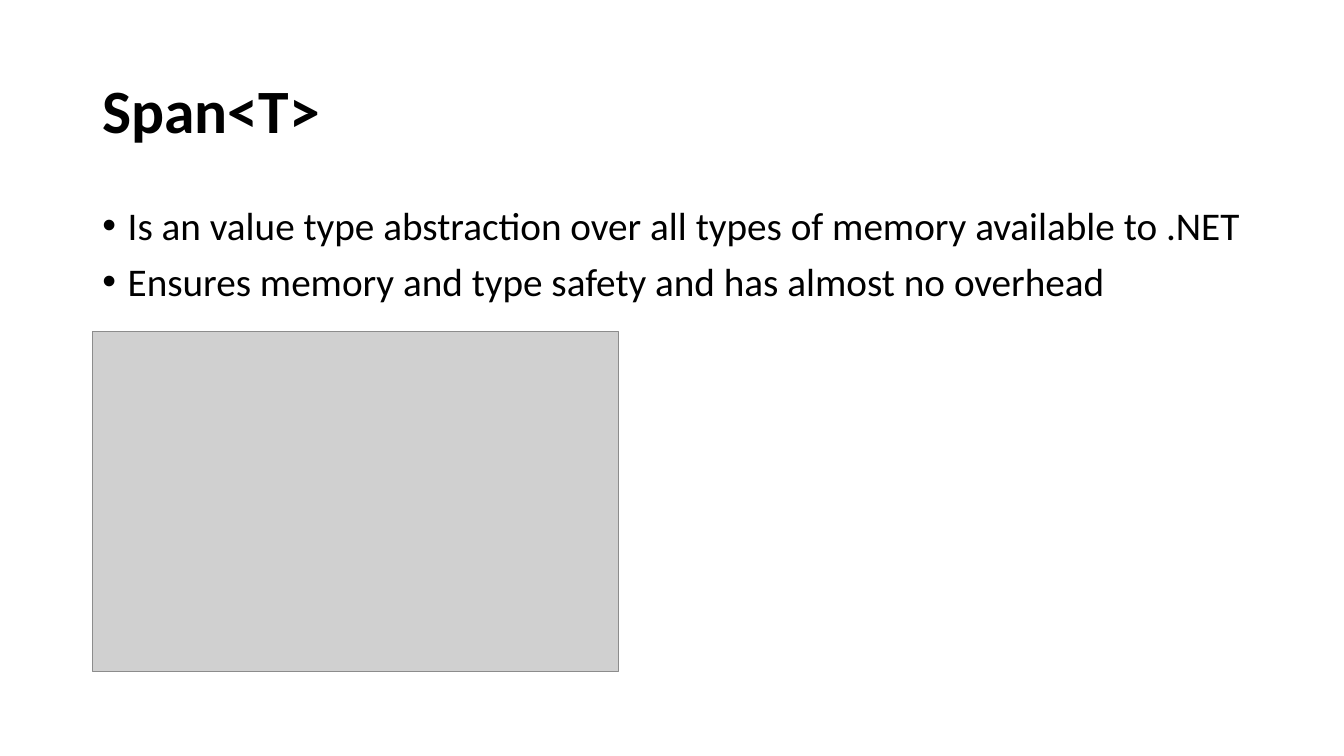
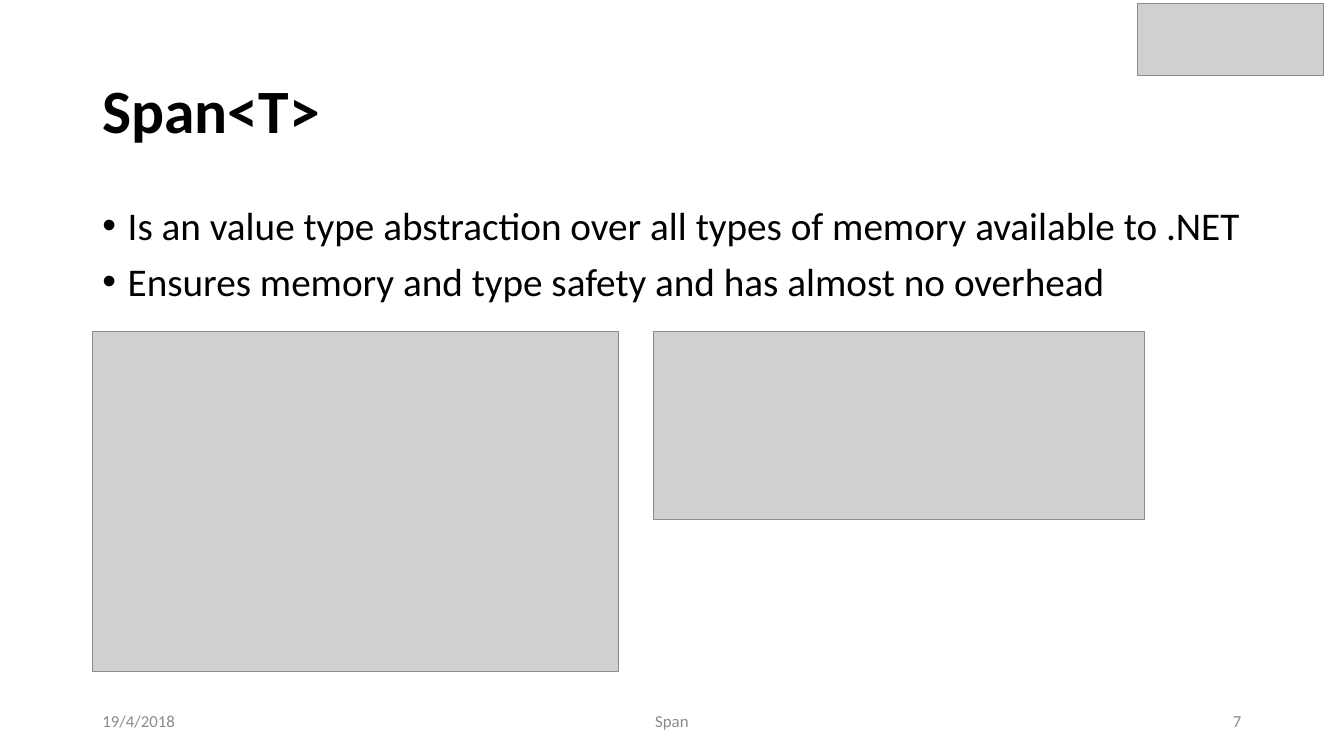
Before and after one commit to dimdeli/span, a slide deck: slide 7 of span_lab.pptx (slide 6 before the commit). Drawn at 1344x756 pixels with LibreOffice and Linux fonts; fonts in the diff are those of the drawing; grey boxes stand for pictures. Boxes give left, top, right and bottom in pixels: in the first picture for what was removed or moved away, otherwise in the second. Text is boxed around its words. In the diff, an @@ line names an element or a change of style, - is before the commit and + after.

```diff
--- a/span_lab.pptx
+++ b/span_lab.pptx
@@ picture added at <box>1138,4,1324,76</box> @@
@@ picture added at <box>653,332,1145,519</box> @@
@@ text added at <box>102,715,174,728</box>, 12 pt, text #8C8C8C @@
+19/4/2018
@@ text added at <box>655,716,688,730</box>, 12 pt, text #8C8C8C @@
+Span
@@ page number added at <box>1233,716,1241,727</box>, 12 pt, text #8C8C8C @@
+7
```
Also in this commit, not shown: 8 other slides changed, 4 slides added, 2 slides removed.
